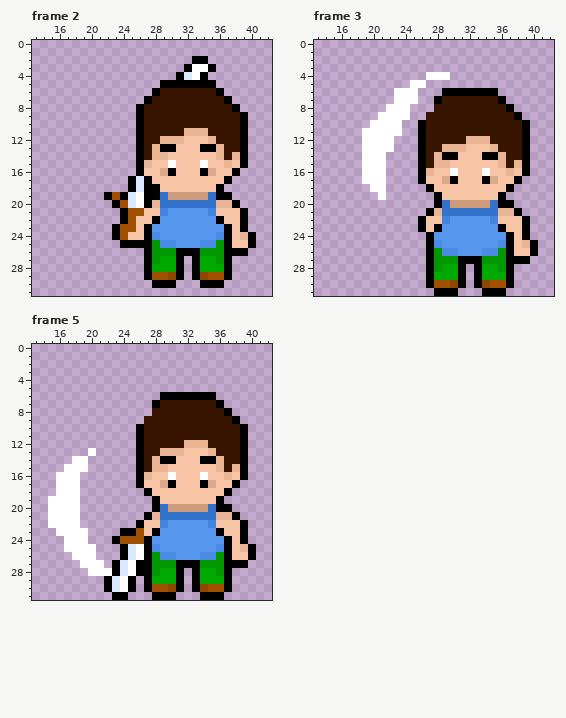
Pixel-art file: aseprite/chars/MC/MC.aseprite. That is the earlier state.
64x32 pixels, 6 frames. Shown: frame 2: x 13..42, y 0..31; frame 3: x 13..42, y 0..31; frame 5: x 13..42, y 0..31. The commit also changed other frames, which this record leaves out.
New version:
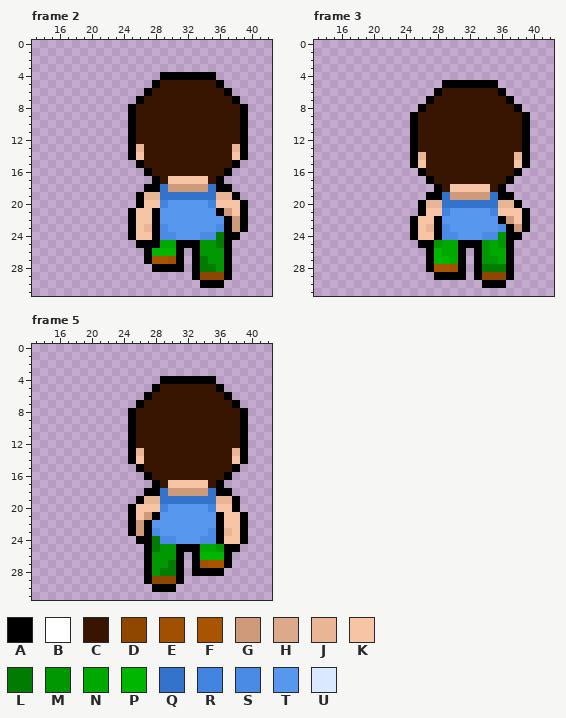
Palette (. is transparent): A #000000  B #ffffff  C #381500  D #8f4700  E #a05000  F #a95400  G #cf9a79  H #dca98a  J #e9b595  K #f7c4a5  L #007d00  M #009700  N #00a900  P #00b600  Q #3373cb  R #4285e1  S #498be5  T #5897ee  U #dae9ff
Difference:
layer "up" now shown
layer "attack_down" now hidden
Changed rows in their new state; - is an unchanged pixel.
Frame 2:
first column x 22:
 2 -----------..------
 3 ----------....-----
 4 -------AA-AA-A-----
 5 ------ACCCCCCCA----
 6 -----AC-------CA---
 7 ----AC---------CA--
 8 ---AC-----------CA-
 9 ---AC--------------
10 ---AC--------------
11 ---AC-----CCC------
12 ---AC--CCCCCCC-----
13 ---AJ-CCCCCCCCC-J--
14 ---AK-CCCCCCCCC-K--
15 -----CCCCCCCCCCCA.-
16 ----.ACCCCCCCCCA.--
17 ---...AC-----CA.---
18 ---..--QGGGGGQ-A---
19 ....AJJ-QQQQQ-JJA--
20 -...AKKRTTTTTRKKKA-
21 --.AK-AT-----TAG---
22 --.A----------TAG--
23 -..A-JAS------S-G--
24 -..A-KASS---SSL-A..
25 --..--ANNAAAMML-...
26 ------PPP-.-----..-
27 ------FFE---LM-----
28 -----.AAA---LLM----
29 -----.....---DD----
30 ------...----------
Frame 3:
first column x 19:
 4 --------...-----------
 5 ------..--AAAAAAA-----
 6 ----...--ACCCCCCCA----
 7 ----...-AC-------CA---
 8 ---...-AC---------CA--
 9 --....AC-----------CA-
10 -....-AC--------------
11 .....-AC--------------
12 ....--AC-----CCC------
13 ....--AC--CCCCCCC-----
14 ...---AJ-CCCCCCCCC-J--
15 ...---AK-CCCCCCCCC-K--
16 ...-----CCCCCCCCCCCA.-
17 ...----.ACCCCCCCCCA.--
18 -..-----.AC-----CA.---
19 --.-----A-QGGGGGQ-A---
20 -------AJJ-QQQQQ-JJA--
21 -------AKKRTTTTTRKKKA-
22 ------AK-AT-----TAG---
23 ------AKJ-S------SAG--
24 ------AKKASS---SSM-A.-
25 -------A-MNNAAAMNM-...
26 ---------PNNA.AMNN-...
27 ---------PPN-.---N-..-
28 ---------FFE---LLL----
29 --------.AAA---DDD----
30 --------.....-.AAA.---
31 ---------...---...----
Frame 5:
first column x 15:
 4 --------------AAAAAAA-----
 5 -------------ACCCCCCCA----
 6 ------------ACCCCCCCCCA---
 7 -----------ACC-------CCA--
 8 ----------ACC---------CCA-
 9 ----------AC-----------CA-
10 ----------AC--------------
11 ----------AC--------------
12 ----------AC-----CCC------
13 -----.----AJ--CCCCCCC--J--
14 ---..-----AK-CCCCCCCCC-K--
15 --...--------CCCCCCCCC-A.-
16 -...-------.ACCCCCCCCCA..-
17 -...-------..ACK---KCA..--
18 -...---------AQGGGGGQA----
19 ....-------AJJQQQQQQQJJA--
20 ....------AKKKRTTTTTRKKA--
21 ....------AKGATTTTTTTAKKA-
22 ....------AGATT-----TA----
23 -....----.-GAS------S-J---
24 --...---...A-LSS---SSAK---
25 --....---...-LMMAAANNM-A..
26 ---...---...--MMA.APPP-...
27 ----...-....---L-.-EFF-..-
28 -----.......--LL---AAA.---
29 -------....--DDD--.....---
30 -------....-.AAA.-.....---
31 --------..---...---...----
Boxes around the changes in both pictures, in picture pixels (x1, y1, x2, y2):
changed: (104, 56, 256, 288)
changed: (362, 72, 538, 296)
changed: (48, 376, 256, 600)
